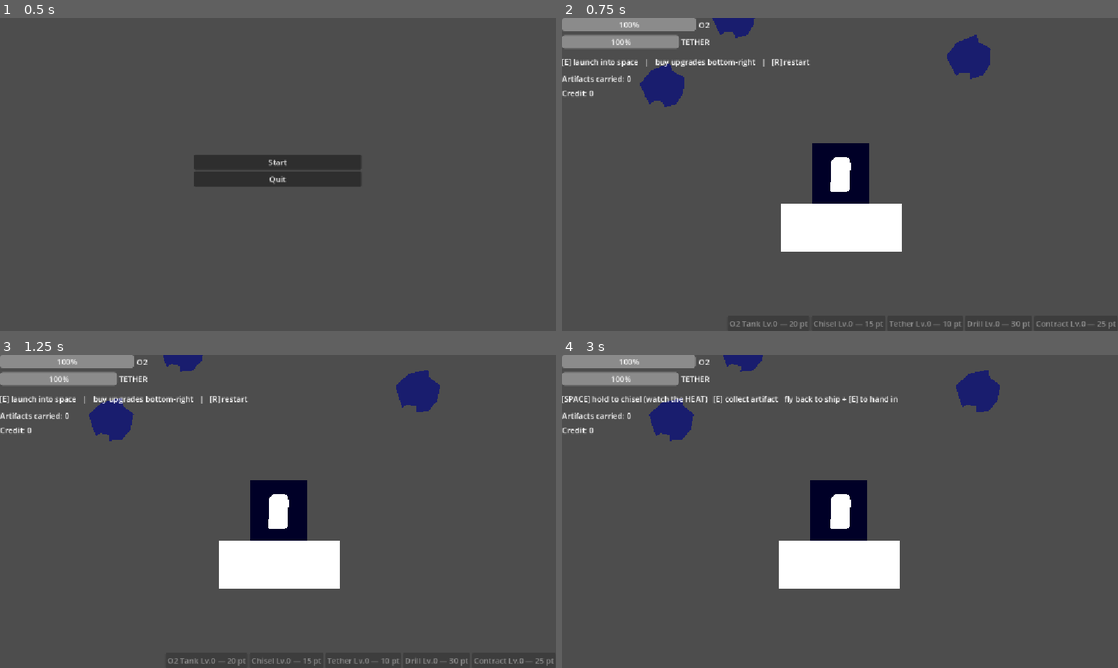
Above: before the commit, frames 1-4 (two rows, left to right).
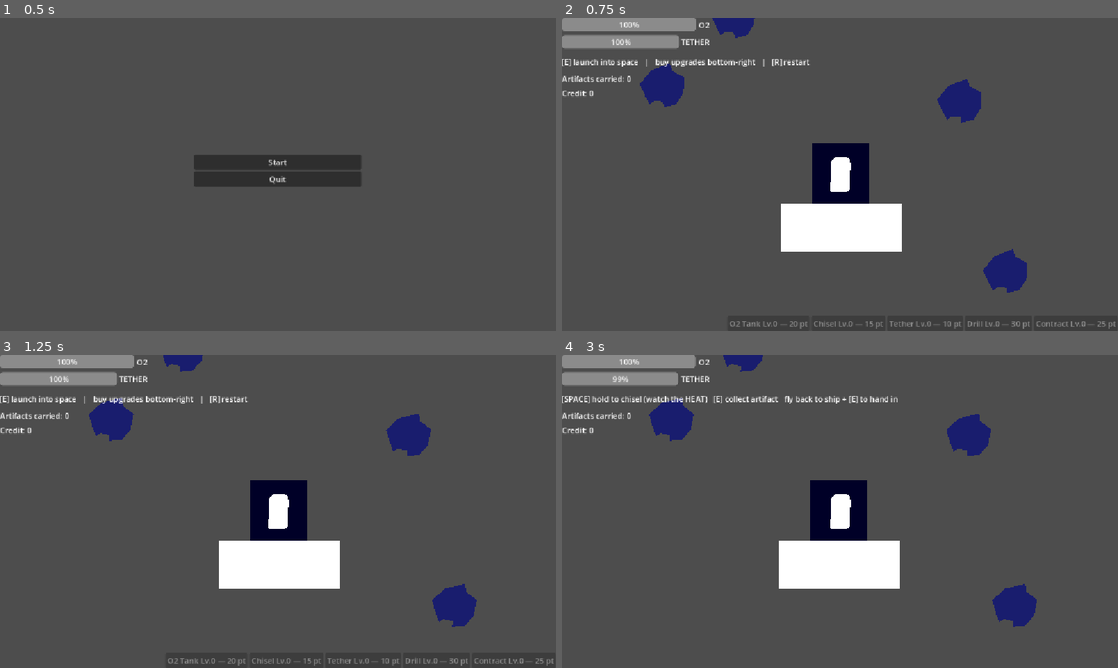
Above: after the commit, the same moments.

Repository: sirakit/Godot_Game_Jam_Project
Game: Godot game, scene res://Scenes/main_menu.tscn
Two runs of this game, one before a commit and one after it. Both use one fixed random seed, a clock stepped at 60 frames per second and the inputs below.
Inputs:
- Up to frame 1 (0.5 s): no input
- Up to frame 2 (0.75 s): click "Start" at 0.5 s
- Up to frame 3 (1.25 s): no input
- Up to frame 4 (3 s): tap Enter at 1.25 s; hold D (move_right) 1.28-2.03 s; tap R at 1.35, 2.3 s; hold S (move_down) 2.03-2.78 s; tap Space (chisel) at 2.1 s; hold D (move_right) from 2.78 s (still down); tap E (interact) at 2.85 s

Frame 1 is identical in both runs. In frame 2, 2.2% of the frame differs, in the area x 67-84%, y 5-88%; in frame 3, 2.2%; in frame 4, 2.3%, in the area x 8-86%, y 4-87%.

Commit message:
Rebalance of tether

Diff:
--- a/Scenes/ship.tscn
+++ b/Scenes/ship.tscn
@@ -9,7 +9,7 @@
 size = Vector2(250, 100)
 
 [sub_resource type="CircleShape2D" id="CircleShape2D_xepy2"]
-radius = 87.005745
+radius = 180.0
 
 [node name="Ship" type="Node2D" unique_id=1198528667]
 script = ExtResource("1_78pfh")
--- a/Scenes/space.tscn
+++ b/Scenes/space.tscn
@@ -25,14 +25,20 @@
 [node name="Meteorite" parent="MeteoriteSpawner" unique_id=205495736 instance=ExtResource("3_wnfdr")]
 position = Vector2(189, 312)
 
-[node name="Meteorite2" parent="MeteoriteSpawner" unique_id=590596685 instance=ExtResource("3_wnfdr")]
-position = Vector2(824, 253)
-
 [node name="Meteorite3" parent="MeteoriteSpawner" unique_id=520735452 instance=ExtResource("3_wnfdr")]
 position = Vector2(336, 169)
 
 [node name="Meteorite4" parent="MeteoriteSpawner" unique_id=2000773038 instance=ExtResource("3_wnfdr")]
-position = Vector2(-192, 116)
+position = Vector2(161, 915)
+
+[node name="Meteorite5" parent="MeteoriteSpawner" unique_id=619376306 instance=ExtResource("3_wnfdr")]
+position = Vector2(900, 697)
+
+[node name="Meteorite6" parent="MeteoriteSpawner" unique_id=1707200877 instance=ExtResource("3_wnfdr")]
+position = Vector2(805, 344)
+
+[node name="Meteorite7" parent="MeteoriteSpawner" unique_id=889060345 instance=ExtResource("3_wnfdr")]
+position = Vector2(1219, 344)
 
 [node name="CanvasLayer2" type="CanvasLayer" parent="." unique_id=1442621378]
 
--- a/Scripts/Game.gd
+++ b/Scripts/Game.gd
@@ -11,8 +11,8 @@
 var oxygen: float = 100.0
 var oxygen_drain_rate: float = 4.0
 
-var tether_length_max: float = 1200.0           # เปลี่ยนจาก "วินาที" เป็น "พิกเซล"
-var tether_remaining: float = 1200.0
+var tether_length_max: float = 500.0           # เปลี่ยนจาก "วินาที" เป็น "พิกเซล"
+var tether_remaining: float = 500.0
 
 var chisel_strength: float = 1.0
 var drill_strength: float = 1.0                 # เดิมประกาศไว้แต่ไม่เคยถูกใช้ — ตอนนี้ใช้จริงกับ V2
@@ -105,7 +105,7 @@
 
 func reset_all() -> void:                        # สำหรับปุ่ม restart (playtest 1)
 	oxygen_max = 100.0
-	tether_length_max = 1200.0
+	tether_length_max = 500.0
 	chisel_strength = 1.0
 	drill_strength = 1.0
 	income_multiplier = 1.0
